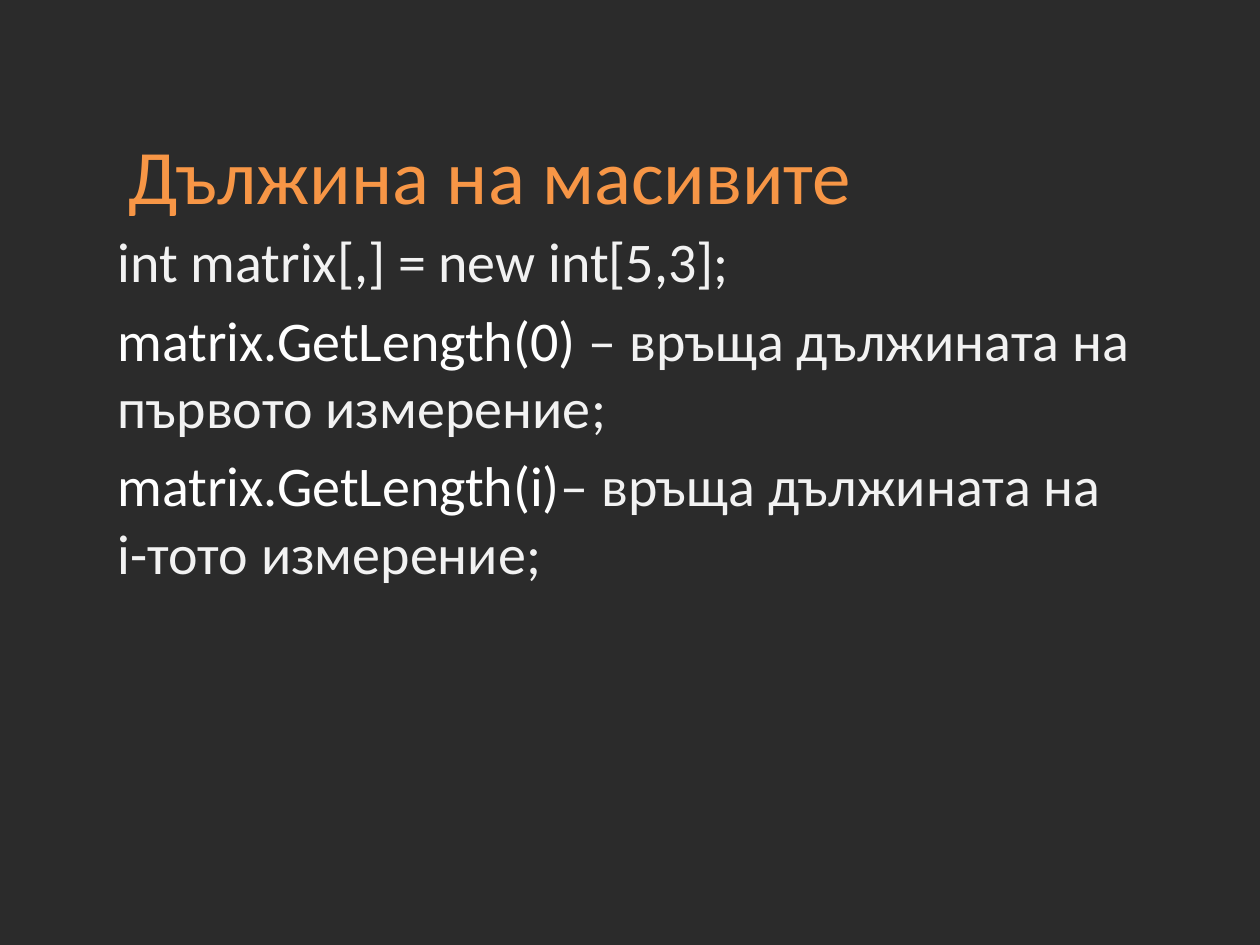
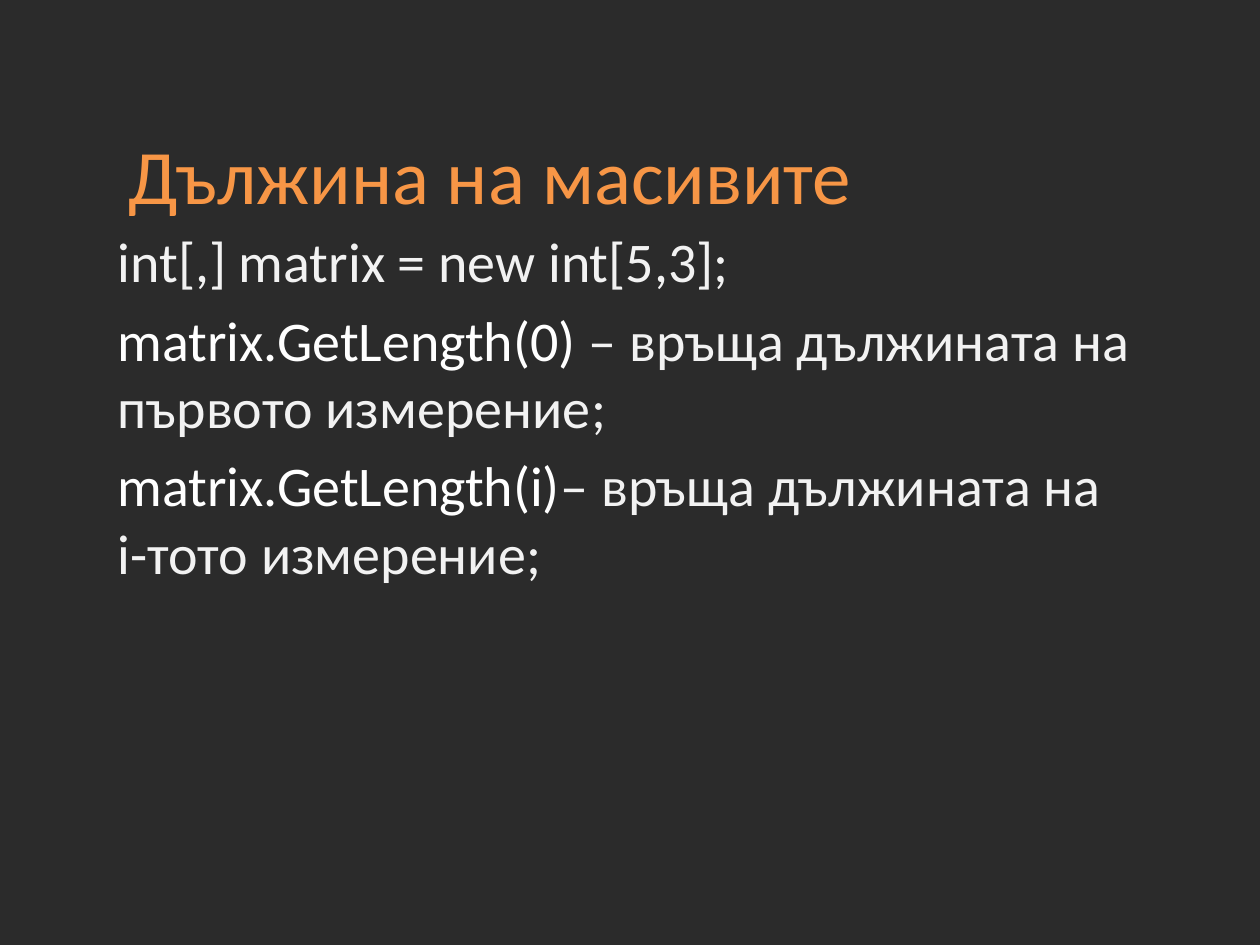
Before and after one commit to Academy-Soft-Intellect/Dot-Net-Course, a slide deck: slide 24 of 04-Arrays.pptx. Drawn at 1260x945 pixels with LibreOffice and Linux fonts; fonts in the diff are those of the drawing; background and template pictures are left out; a plain dark background stands for a picture behind light text. Boxes give left, top, right and bottom in pixels: in the first picture for what was removed or moved away, otherwise in the second. Text is boxed around its words. In the diff, an @@ line names an element or a change of style, - is before the commit and + after.

```diff
--- a/04-Arrays.pptx
+++ b/04-Arrays.pptx
@@ text at (x1=118, y1=241, x2=728, y2=290): text changed @@
-int matrix[,] = new int[5,3];
+int[,] matrix = new int[5,3];
```
Also in this commit, not shown: 2 other slides changed, 16 other files.
